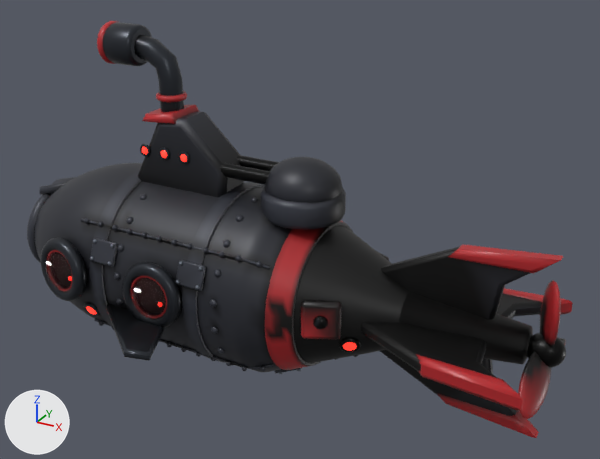
The glTF model models-src/enemy_gunner.glb, before and after one commit.
One viewpoint serves both versions: a 50 mm lens placed at (3.3, -4.82, 2.88), pointed at (0.6, 0.1, 0.42). The axes (+X, +Y, +Z) are drawn at lower left. The lights are the same throughout. The older version comes first. Where no turn or scale is listed for an object, it has been applied to the vertices. Vertices at exactly the same position are counted once.

Before the edit, the objects in view are built like this:
```python
ob_enemy_gunner_body = bpy.data.objects.new('enemy_gunner_body', me_enemy_gunner_body)
ob_enemy_gunner_body.location = (0.0, 0.0, 0.0)
ob_propeller_001 = bpy.data.objects.new('propeller.001', me_propeller_001)
ob_propeller_001.location = (2.465, 0.0, 0.0)
ob_side_detail_001 = bpy.data.objects.new('side_detail.001', me_side_detail_001)
ob_side_detail_001.location = (0.0, 0.0, 0.0)
ob_turret_guns_mesh = bpy.data.objects.new('turret_guns_mesh', me_turret_guns_mesh)
ob_turret_guns_mesh.location = (0.68, 0.0, 0.859)
```
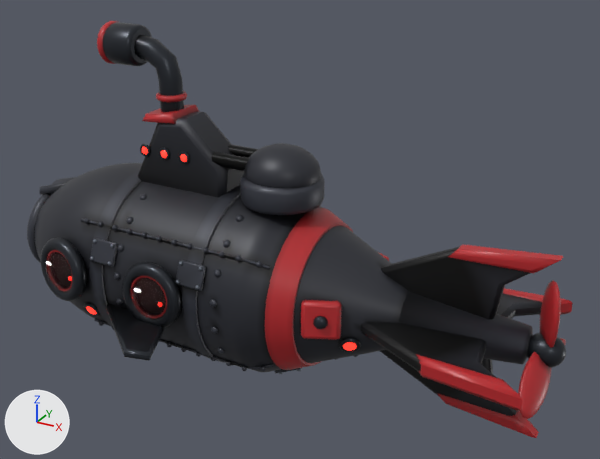
Commit message: Move the gunner and boss gun turrets forward

Location of each change, [x1, y1, x2, y2] in pixels of the pictures (600 x 459 px; the box of a moved part takes in the faces that stretch with it):
'turret_guns_mesh', moved
    before: [220, 155, 280, 185]
    after: [211, 144, 258, 171]
part 1 of me_enemy_gunner_body, moved or reshaped
    before: [265, 157, 342, 203]
    after: [244, 143, 321, 188]
part 2 of me_enemy_gunner_body, moved or reshaped
    before: [261, 186, 346, 230]
    after: [240, 174, 325, 215]
part 3 of me_enemy_gunner_body, recoloured
    both: [210, 143, 564, 428]
part 4 of me_propeller_001, recoloured
    both: [518, 289, 566, 419]

The change in detail:
me_enemy_gunner_body has 13923 vertices, 27224 faces and spans x -1.98..2.49, y -1.25..1.25, z -0.73..1.82.
me_enemy_gunner_body is used by ob_enemy_gunner_body; location (0.0, 0.0, 0.0).
me_enemy_gunner_body part 1: the loose piece of 182 vertices spanning x 0.4..0.96, y -0.26..0.26, z 0.61..1.01 is moved by (-0.17, 0.0, 0.07).
me_enemy_gunner_body part 2: the loose piece of 144 vertices spanning x 0.38..0.98, y -0.3..0.3, z 0.59..0.79 is moved by (-0.17, 0.0, 0.07).
me_enemy_gunner_body part 3: 6989 kept faces spanning x -1.94..2.49, y -1.19..1.19, z -0.73..1.61 get new vertex colours.
me_propeller_001 has 800 vertices, 1580 faces and spans x -0.17..0.129, y -0.438..0.438, z -0.277..0.501.
me_propeller_001 is used by ob_propeller_001; location (2.465, 0.0, 0.0).
me_propeller_001 part 4: 1193 kept faces spanning x -0.122..0.129, y -0.438..0.438, z -0.277..0.501 get new vertex colours.
Object 'turret_guns_mesh' (ob_turret_guns_mesh) moves from (0.68, 0.0, 0.859) to (0.51, 0.0, 0.93).
